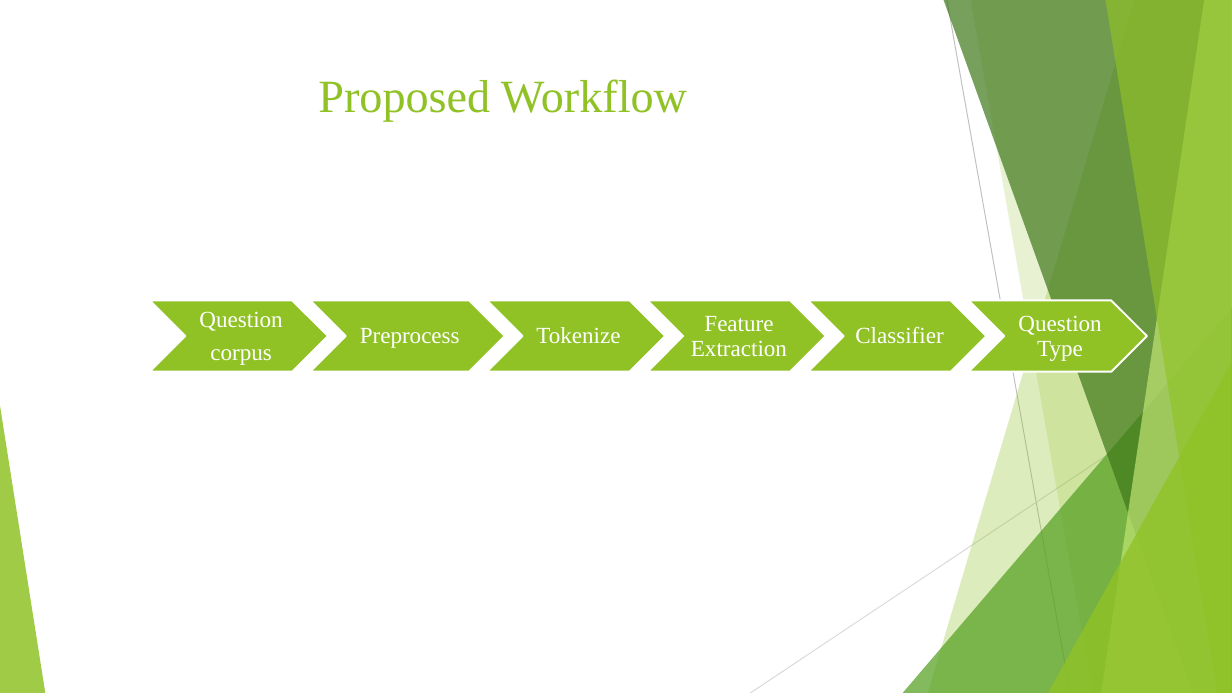
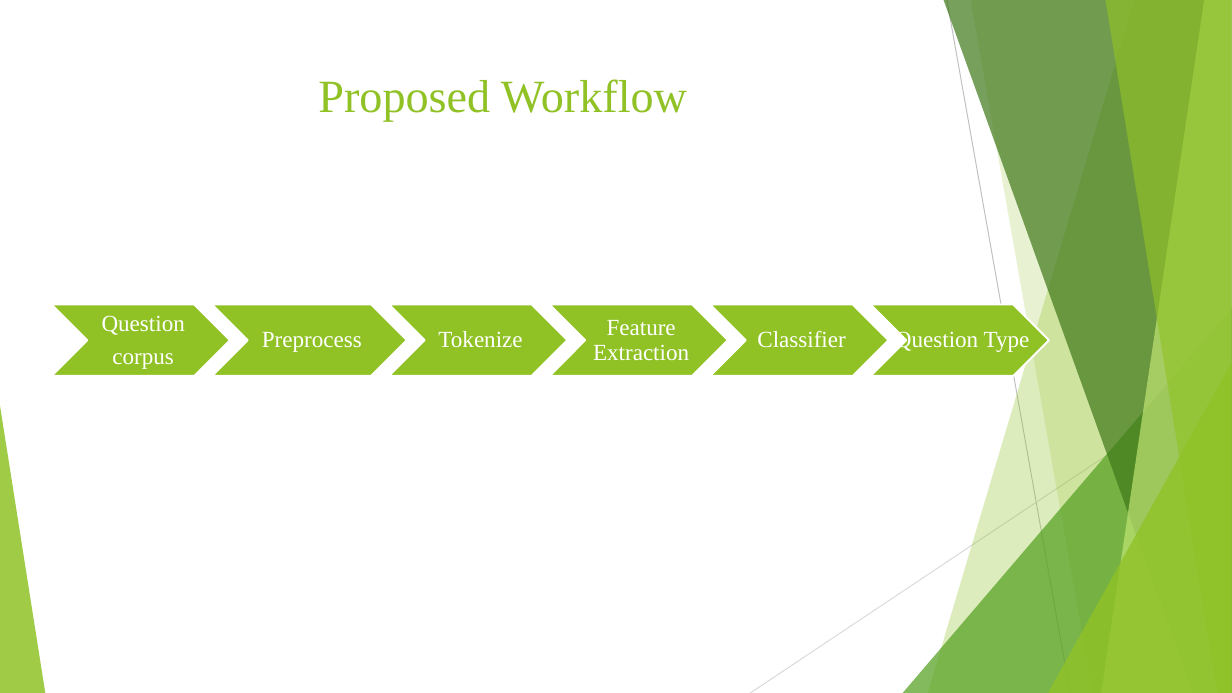
Before and after one commit to aishwaryasoni1991/Question_Type_Classification, a slide deck: slide 15 of Project Deck.pptx (slide 8 before the commit). Drawn at 1232x693 pixels with LibreOffice and Linux fonts; fonts in the diff are those of the drawing. Boxes give left, top, right and bottom in pixels: in the first picture for what was removed or moved away, otherwise in the second. Text is boxed around its words. In the diff, an @@ line names an element or a change of style, - is before the commit and + after.

```diff
--- a/Project Deck.pptx
+++ b/Project Deck.pptx
@@ text "Question": place and size @@
-text "Question" at bbox=[199, 311, 282, 365]
+text "Question" at bbox=[102, 315, 185, 369]
@@ chevron: place and size @@
-chevron at bbox=[969, 300, 1147, 372]
+chevron at bbox=[52, 305, 230, 376]
@@ text "Preprocess": place and size @@
-text "Preprocess" at bbox=[360, 328, 460, 348]
+text "Preprocess" at bbox=[262, 332, 362, 352]
@@ chevron: place and size @@
-chevron at bbox=[150, 300, 328, 372]
+chevron at bbox=[213, 305, 408, 376]
@@ text "Tokenize": place and size @@
-text "Tokenize" at bbox=[536, 327, 620, 344]
+text "Tokenize" at bbox=[438, 331, 522, 348]
@@ chevron: place and size @@
-chevron at bbox=[311, 300, 506, 372]
+chevron at bbox=[389, 305, 567, 376]
@@ text "Feature Extraction": place and size @@
-text "Feature Extraction" at bbox=[691, 316, 787, 357]
+text "Feature Extraction" at bbox=[593, 320, 689, 361]
@@ chevron: place and size @@
-chevron at bbox=[487, 300, 665, 372]
+chevron at bbox=[550, 305, 728, 376]
@@ text "Classifier": place and size @@
-text "Classifier" at bbox=[855, 326, 943, 344]
+text "Classifier" at bbox=[757, 330, 845, 348]
@@ chevron: place and size @@
-chevron at bbox=[648, 300, 826, 372]
+chevron at bbox=[710, 305, 888, 376]
@@ text "Question Type" rewrapped from bbox=[1018, 315, 1101, 361] to bbox=[895, 329, 1030, 353] @@
@@ chevron: place and size @@
-chevron at bbox=[808, 300, 986, 372]
+chevron at bbox=[871, 305, 1049, 376]
```
Also in this commit, not shown: 30 other slides changed, 12 slides added, 9 slides removed, 6 other files.
